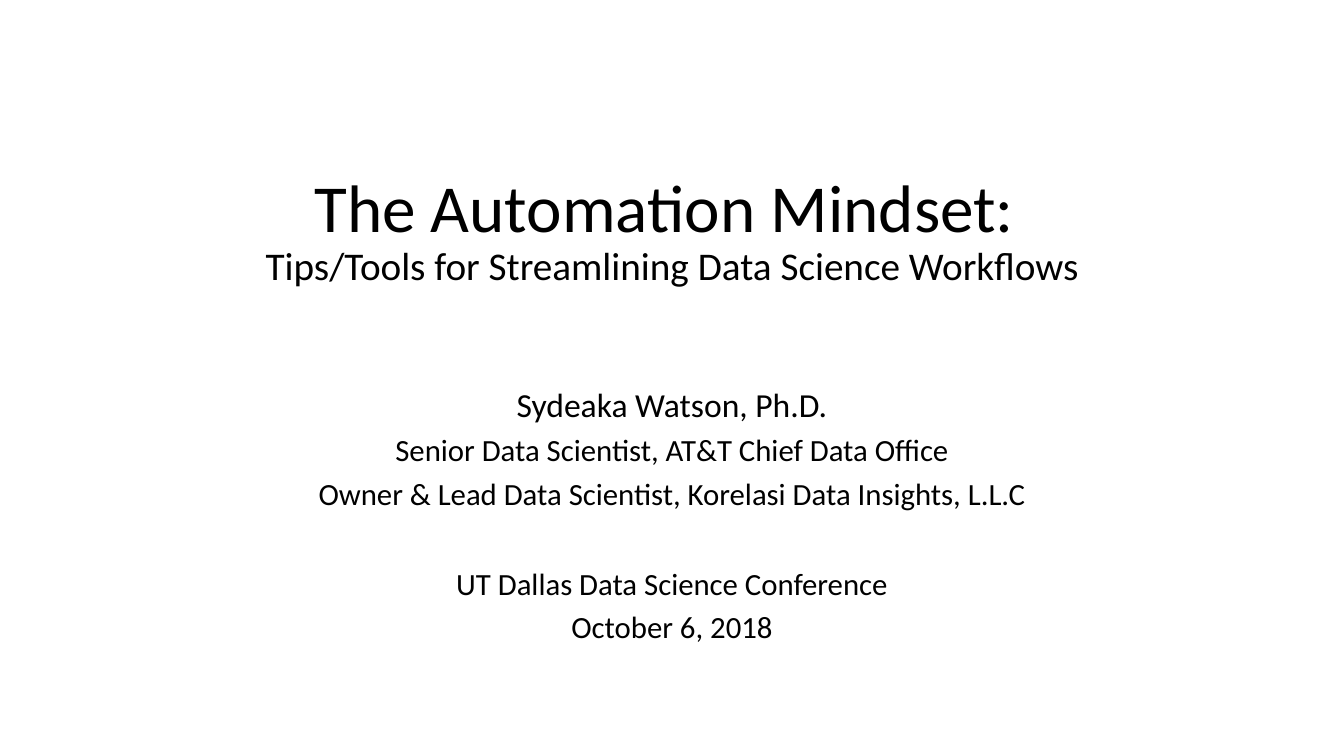
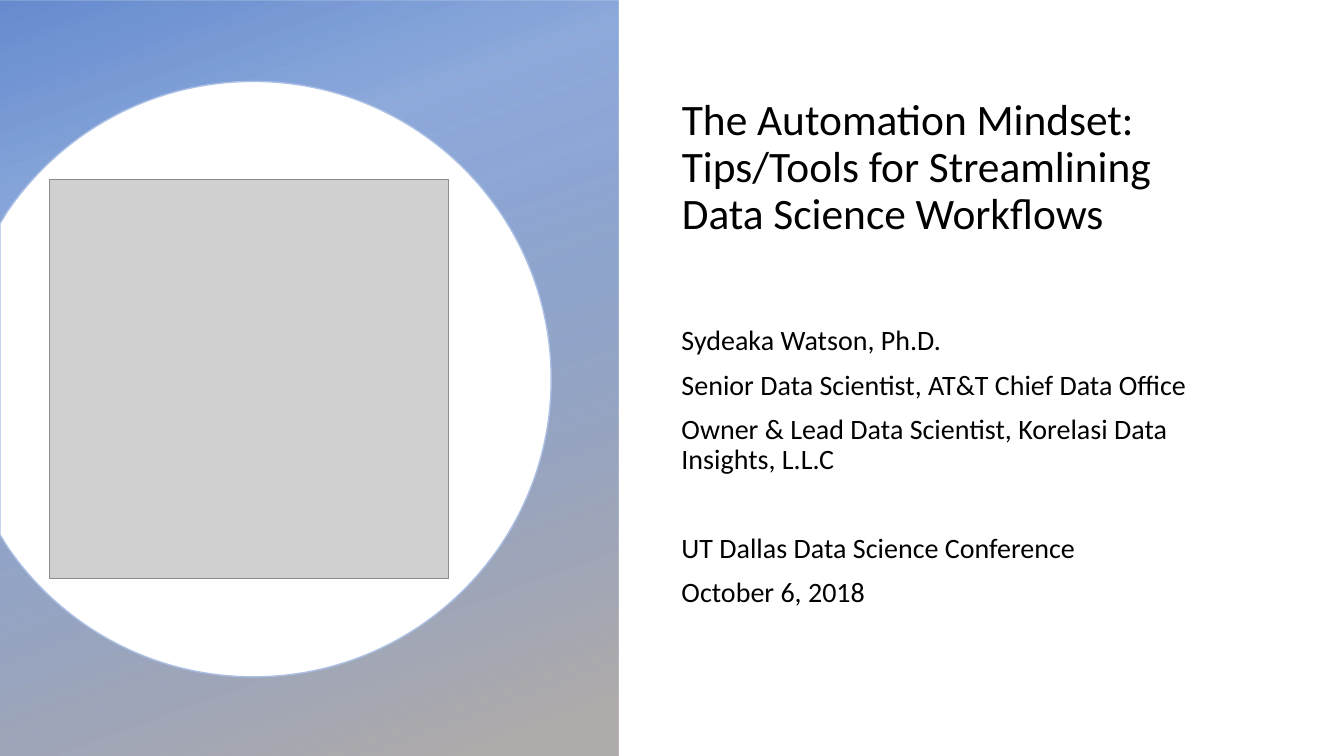
Before and after one commit to sydeaka/workflow-automation, a slide deck: slide 1 of Sydeaka_Watson_UTDallasDSC2018_Workflow_Automation.pptx. Drawn at 1344x756 pixels with LibreOffice and Linux fonts; fonts in the diff are those of the drawing; grey boxes stand for pictures; background and template pictures are left out. Boxes give left, top, right and bottom in pixels: in the first picture for what was removed or moved away, otherwise in the second. Text is boxed around its words. In the diff, an @@ line names an element or a change of style, - is before the commit and + after.

```diff
--- a/Sydeaka_Watson_UTDallasDSC2018_Workflow_Automation.pptx
+++ b/Sydeaka_Watson_UTDallasDSC2018_Workflow_Automation.pptx
@@ rectangle added at box(0, 0, 619, 756), fill gradient #4472C4 to #AFABAB @@
@@ freeform shape added at box(0, 82, 552, 678), fill #FFFFFF, outline #C5C3C3 1 pt @@
@@ title "The Automation Mindset: Tips/Tools for ...": place and size @@
-title "The Automation Mindset: Tips/Tools for ..." at box(266, 185, 1078, 287)
+title "The Automation Mindset: Tips/Tools for ..." at box(682, 105, 1151, 230)
@@ title "The Automation Mindset: Tips/Tools for ..." at box(682, 105, 1151, 230): size 48 to 31 pt in "The Automation Mindset:"; size 28 to 31 pt in "Tips/Tools for Streamlining Data Science Workflows"; alignment centre to left; vertical alignment bottom to middle @@
@@ picture added at box(49, 179, 449, 579) @@
@@ subtitle "Sydeaka Watson, Ph.D.": place and size @@
-subtitle "Sydeaka Watson, Ph.D." at box(319, 393, 1025, 642)
+subtitle "Sydeaka Watson, Ph.D." at box(681, 330, 1186, 606)
@@ subtitle "Sydeaka Watson, Ph.D." at box(681, 330, 1186, 606): size 24 to 20 pt in "Sydeaka Watson, Ph.D."; size 22 to 20 pt in "Senior Data Scientist, AT&T Chief Data Office", "Owner & Lead Data Scientist, Korelasi Data ...", "UT Dallas Data Science Conference", "October 6, 2018"; alignment centre to left; line spacing 0.8 to 0.9; vertical alignment top to middle @@
```
Also in this commit, not shown: 3 other slides changed, 14 other files.
